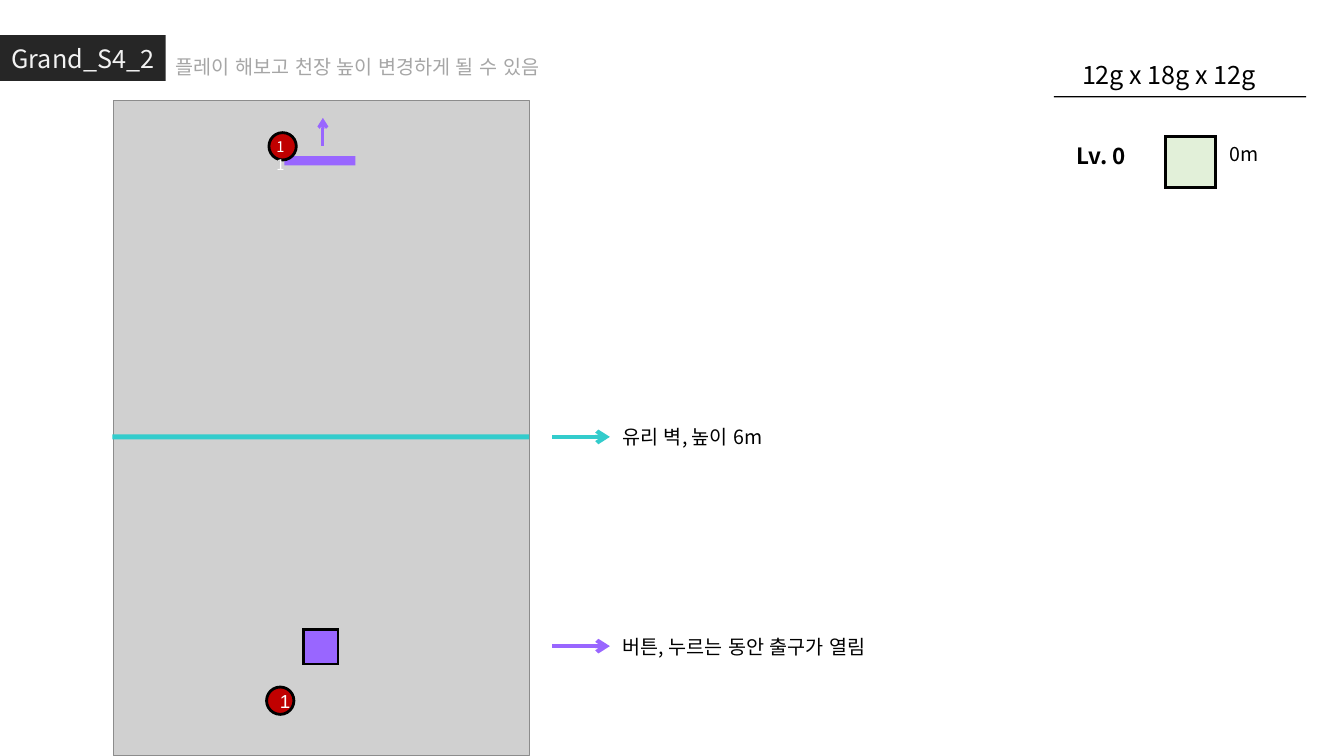
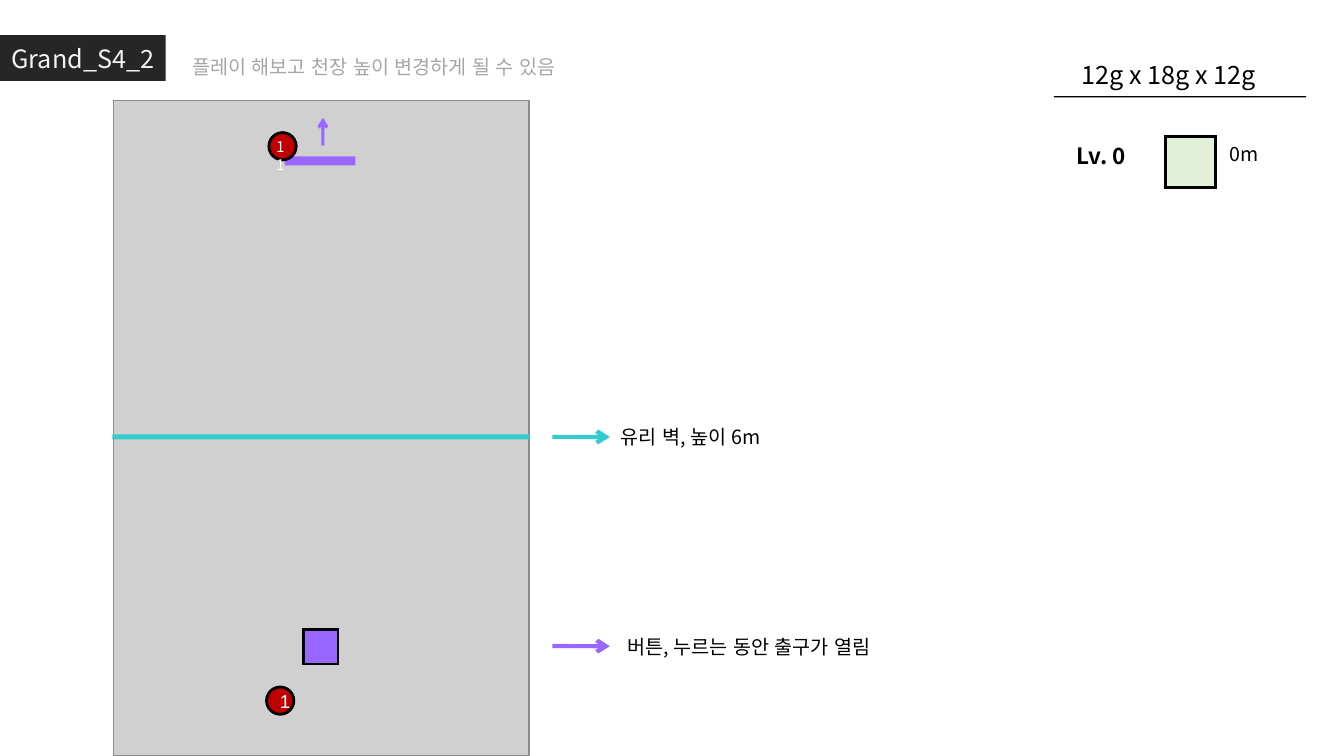
Before and after one commit to GGMGangsterHamster/GangsterHamster, a slide deck: slide 8 of Documents/LevelDesign/GrandStage/Grand_Stage.pptx. Drawn at 1344x756 pixels with LibreOffice and Linux fonts; fonts in the diff are those of the drawing; grey boxes stand for pictures. Boxes give left, top, right and bottom in pixels: in the first picture for what was removed or moved away, otherwise in the second. Text is boxed around its words. In the diff, an @@ line names an element or a change of style, - is before the commit and + after.

```diff
--- a/Documents/LevelDesign/GrandStage/Grand_Stage.pptx
+++ b/Documents/LevelDesign/GrandStage/Grand_Stage.pptx
@@ text "플레이 해보고 천장 높이 변경하게 ...": place and size @@
-text "플레이 해보고 천장 높이 변경하게 ..." at bbox=[176, 58, 539, 76]
+text "플레이 해보고 천장 높이 변경하게 ..." at bbox=[192, 58, 555, 76]
@@ text "버튼, 누르는 동안 출구가 열림": place and size @@
-text "버튼, 누르는 동안 출구가 열림" at bbox=[622, 637, 865, 658]
+text "버튼, 누르는 동안 출구가 열림" at bbox=[628, 637, 871, 658]
```
Also in this commit, not shown: 24 other slides changed, 3 other files.
